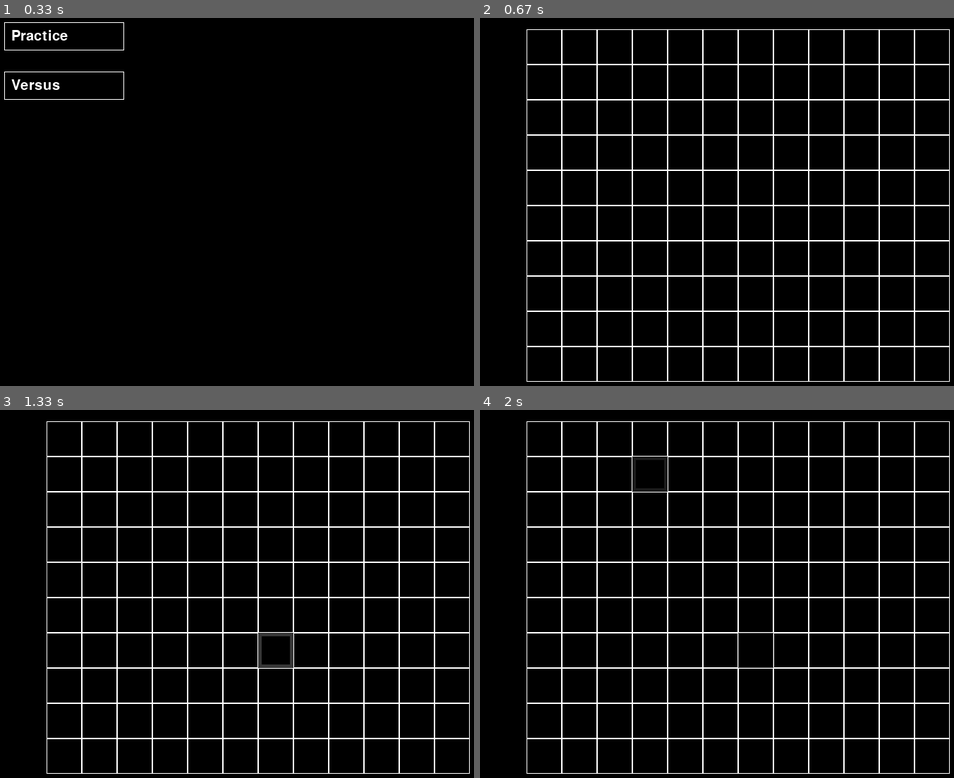
Above: before the commit, frames 1-4 (two rows, left to right).
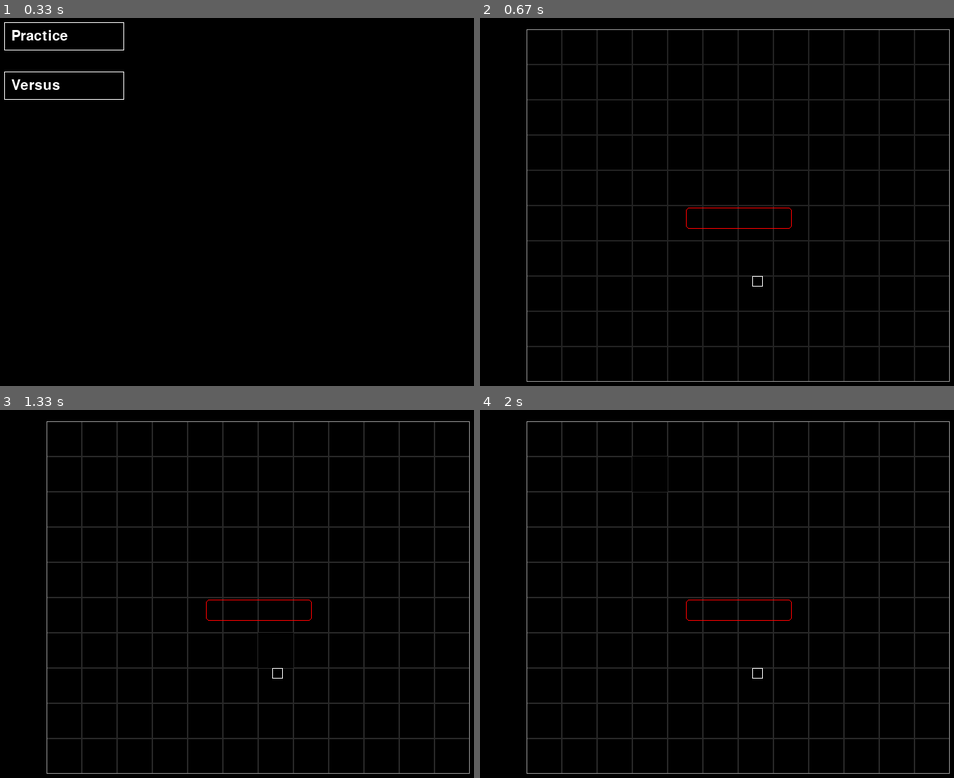
Above: after the commit, the same moments.

Repository: ztdnzunYT/Capstone-Project-2024
Game: pygame game, started from Photon_precesion/Photon_precesion.py
Two runs of this game, one before a commit and one after it. Both use one fixed random seed, a clock stepped at 60 frames per second and the inputs below.
Inputs (mouse positions are in pixels of both pictures, inside the frame that each line leads up to):
- Up to frame 1 (0.33 s): no input
- Up to frame 2 (0.67 s): click "Practice" at 0.38 s
- Up to frame 3 (1.33 s): press the mouse at (170, 472) at 0.7 s; move the mouse to (113, 531) at 0.8 s; release the mouse at (56, 586) at 0.93 s; click (265, 641) at 1.05 s
- Up to frame 4 (2 s): click (949, 755) at 1.38 s; click (645, 457) at 1.72 s

Frame 1 is identical in both runs. In frame 2, 6.8% of the frame differs, in the area x 9-100%, y 3-99%; in frame 3, 7.0%; in frame 4, 7.0%.

Commit message:
Update Photon_precesion.py

Diff:
--- a/Photon_precesion/Photon_precesion.py
+++ b/Photon_precesion/Photon_precesion.py
@@ -10,7 +10,7 @@
 screen = pygame.display.set_mode((SCREEN_WIDTH, SCREEN_HEIGHT))
 pygame.mouse.set_visible(False)
 pygame.display.set_caption("Photon Precesion")
-
+clock = pygame.time.Clock()
 Game_state = "Main_menu"
 
 class Main_menu():
@@ -66,7 +66,7 @@
             self.width = width
             self.length = length
             self.border_width = random.randint(1,1)
-            self.transparency = 255
+            self.transparency = 0
             self.color = (255,255,255)
 
     battle_field = []
@@ -85,23 +85,37 @@
 
         for tile in Battle_field.battle_field:
             if pygame.Rect.colliderect(pygame.Rect(pygame.mouse.get_pos()[0],pygame.mouse.get_pos()[1],1,1),pygame.Rect(tile.x,tile.y,tile.width,tile.length)):
+
                 tile.transparency = max(0,tile.transparency-10)
                 tile.color = (tile.color[0],tile.color[1],tile.color[2],tile.transparency)
                 tile.border_width = 5
             else:
-                tile.transparency = min(255,tile.transparency+1)
+                tile.transparency = min(40,tile.transparency+1)
                 tile.color = (tile.color[0],tile.color[1],tile.color[2],tile.transparency)
                 tile.border_width = 1
 
+            pygame.draw.rect(surface,tile.color,(tile.x,tile.y,tile.width,tile.length),tile.border_width)
+        pygame.draw.rect(surface,(255,255,255,150),(100,50,600,500),1)
+        screen.blit(surface,(0,0))
+
+    class Player():
+        def __init__(self,x,y,width,length,colors):
+            self.x = x
+            self.y = y
+            self.width = width
+            self.length = length
+            self.border_width = 1
+            self.colors = colors
+
+        def draw_player():
+            pygame.draw.rect(screen,Battle_field.player1.colors,
+            (Battle_field.player1.x,Battle_field.player1.y,Battle_field.player1.width,Battle_field.player1.length),Battle_field.player1.border_width)
+
+            pygame.draw.rect(screen,(255,0,0),(326,303,150,30),1,5)
 
 
 
-
-
-            pygame.draw.rect(surface,tile.color,(tile.x,tile.y,tile.width,tile.length),tile.border_width)
-        screen.blit(surface,(0,0))
-
-
+    player1 = Player(420,400,15,15,(255,255,255))
 
 
 
@@ -118,6 +132,8 @@
 # Set up the main loop
 running = True
 while running:
+    fps = 240
+    clock.tick(fps)
     screen.fill((0,0,0))
 
     if Game_state == "Main_menu":
@@ -125,6 +141,9 @@
 
     if Game_state == "Practice":
         Battle_field.draw_battle_field()
+        Battle_field.Player.draw_player()
+
+
         pass
 
 
